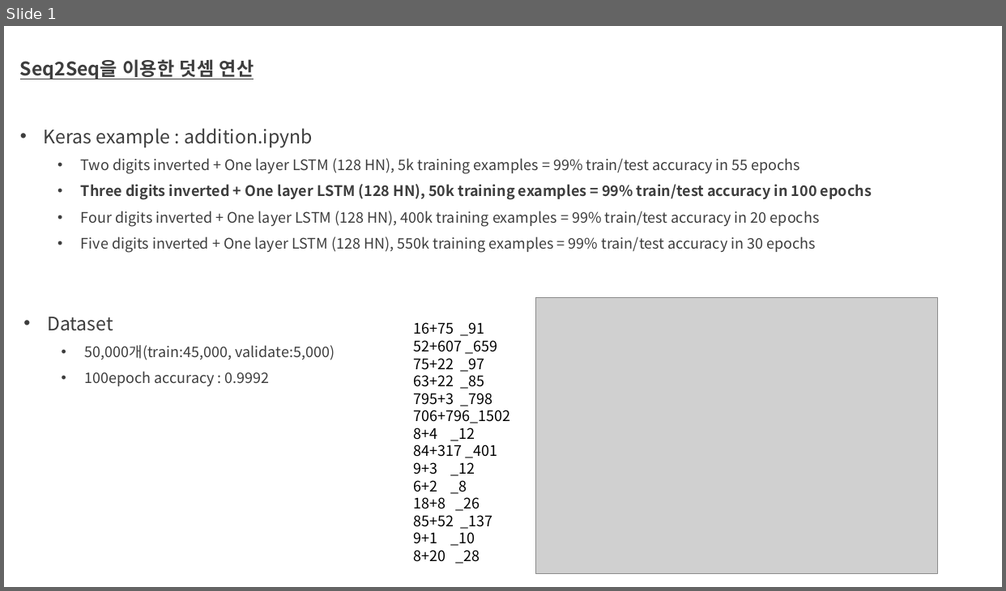
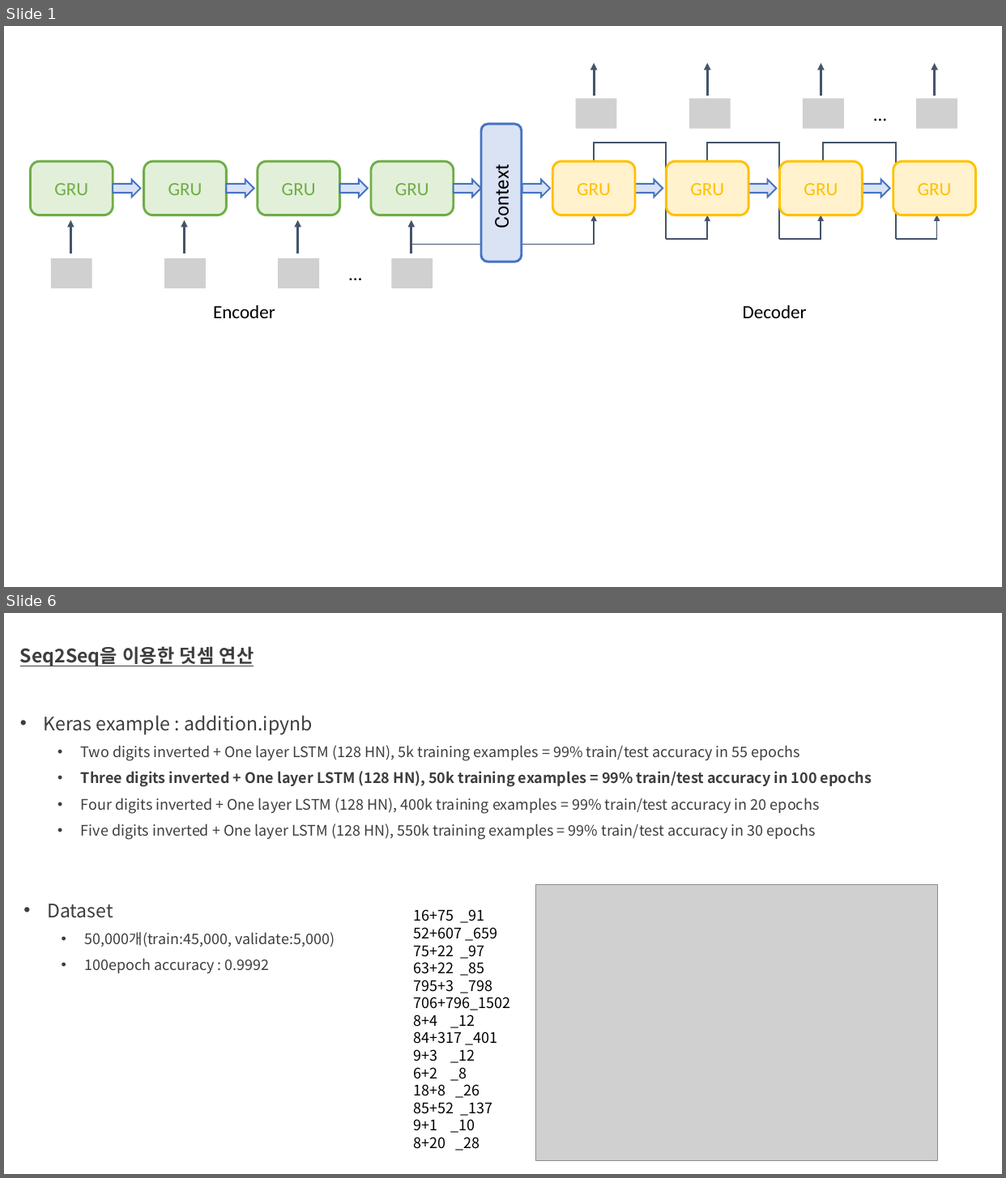
Before and after one commit to aaajeong/Time-Step-Ensemble-in-Arithmetic, a slide deck: 개인미팅준비.pptx. Shown one above the other, each under a label of ours: slide 1 before the commit, slides 1 and 6 after it; the slides between them are not shown. The pictures are 1006x591 and 1006x1178 pixels, drawn with LibreOffice and Linux fonts; fonts in the diff are those of the drawing; grey boxes stand for pictures. Boxes give left, top, right and bottom in pixels: in the first picture for what was removed or moved away, otherwise in the second. Text is boxed around its words. In the diff, an @@ line names an element or a change of style, - is before the commit and + after.

```diff
--- a/개인미팅준비.pptx
+++ b/개인미팅준비.pptx
@@ slide 1 added at (4,26,1002,587), background #FFFFFF @@
@@ group added at (30,62,976,318): 9 rounded rectangles, 8 right arrows, 8 arrows, 8 pictures, 5 texts, 4 elbow arrows, 3 elbow lines @@
+GRU
+GRU
+GRU
+GRU
+…
+…
+Context
+GRU
+GRU
+GRU
+GRU
+Encoder
+Decoder
@@ what was slide 1 is now slide 6 @@
```
Also in this commit, not shown: 4 other slides added.
